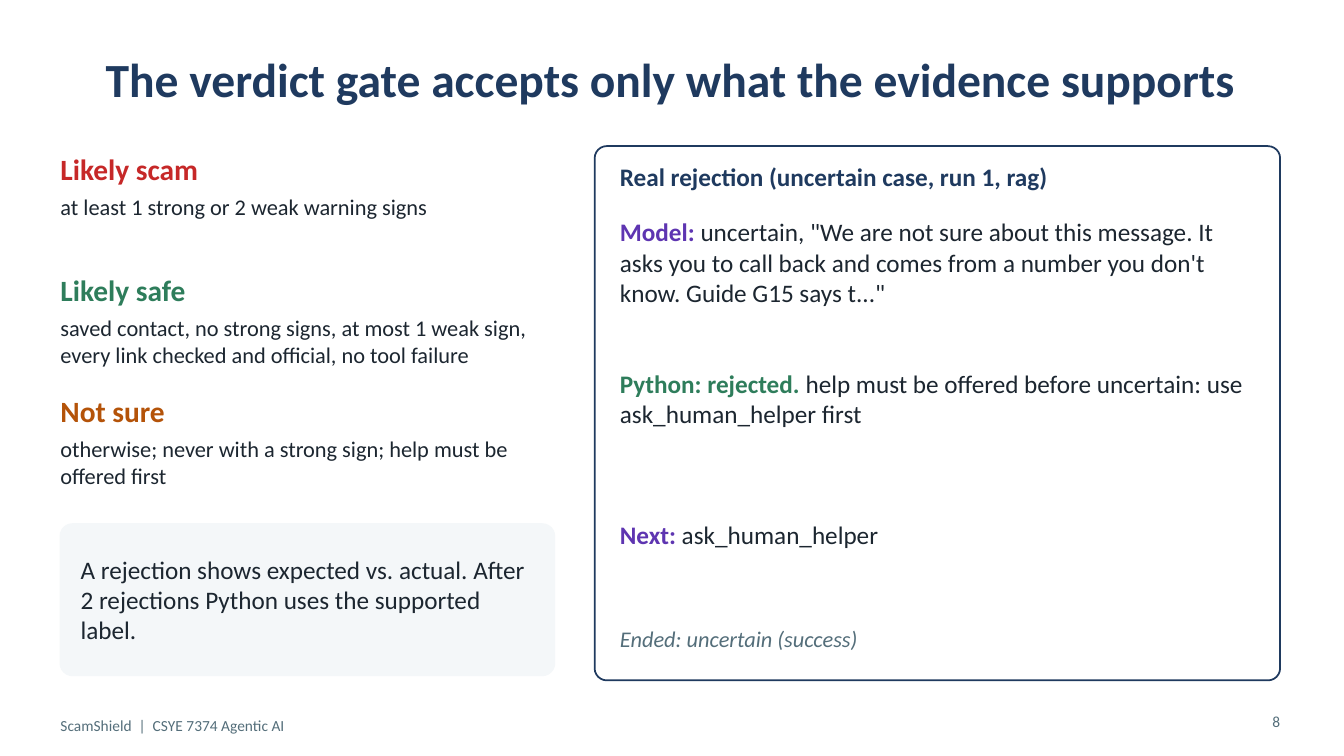
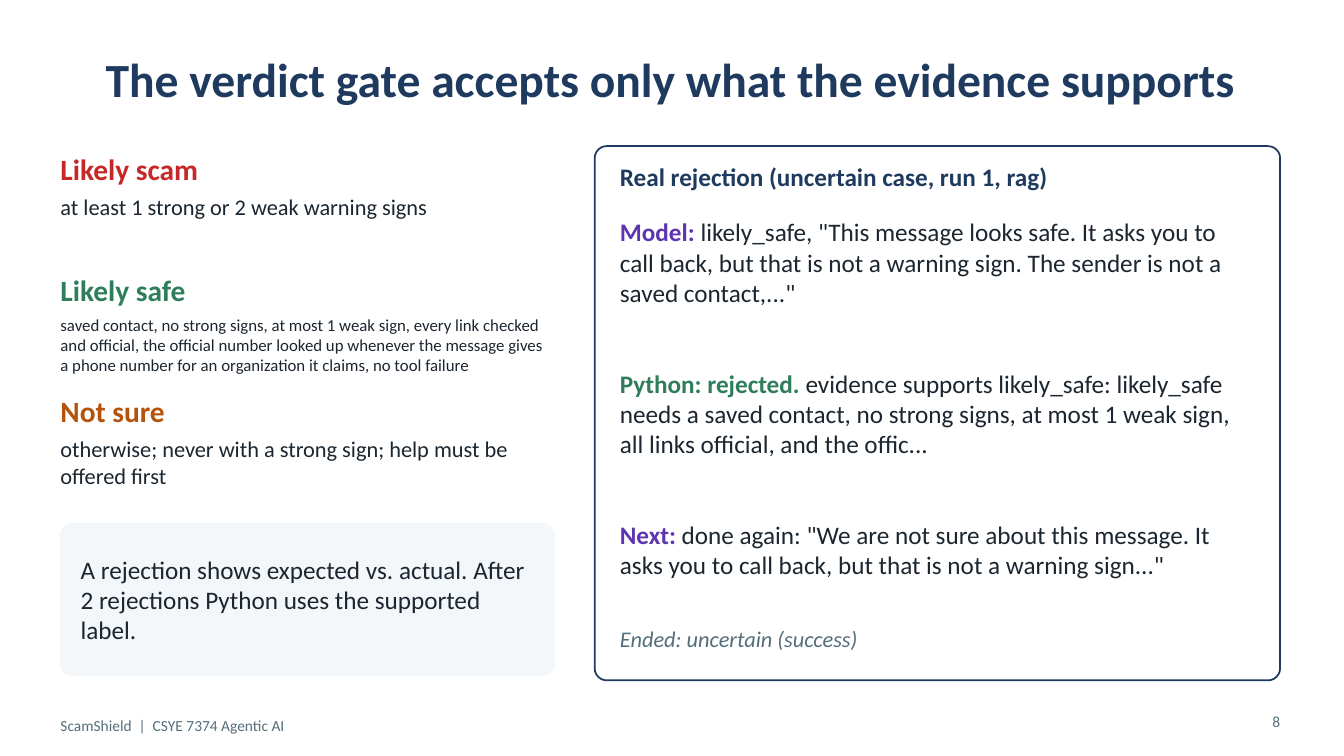
Before and after one commit to ARUNAS95/ScamShield, a slide deck: slide 8 of docs/ScamShield_Presentation.pptx. Drawn at 1344x756 pixels with LibreOffice and Linux fonts; fonts in the diff are those of the drawing. Boxes give left, top, right and bottom in pixels: in the first picture for what was removed or moved away, otherwise in the second. Text is boxed around its words. In the diff, an @@ line names an element or a change of style, - is before the commit and + after.

```diff
--- a/docs/ScamShield_Presentation.pptx
+++ b/docs/ScamShield_Presentation.pptx
@@ text at [620, 223, 1221, 305]: text changed @@
-Model: uncertain, "We are not sure about this message. It asks you to call back and comes from a number you don't know. Guide G15 says t..."
+Model: likely_safe, "This message looks safe. It asks you to call back, but that is not a warning sign. The sender is not a saved contact,..."
@@ text at [60, 319, 542, 374]: text changed; size 16 to 12 pt @@
-saved contact, no strong signs, at most 1 weak sign, every link checked and official, no tool failure
+saved contact, no strong signs, at most 1 weak sign, every link checked and official, the official number looked up whenever the message gives a phone number for an organization it claims, no tool failure
@@ text at [620, 375, 1230, 456]: text changed @@
-Python: rejected. help must be offered before uncertain: use ask_human_helper first
+Python: rejected. evidence supports likely_safe: likely_safe needs a saved contact, no strong signs, at most 1 weak sign, all links official, and the offic...
@@ text at [620, 526, 1210, 579]: text changed @@
-Next: ask_human_helper
+Next: done again: "We are not sure about this message. It asks you to call back, but that is not a warning sign..."
```
Also in this commit, not shown: 5 other slides changed, 1 other file.
